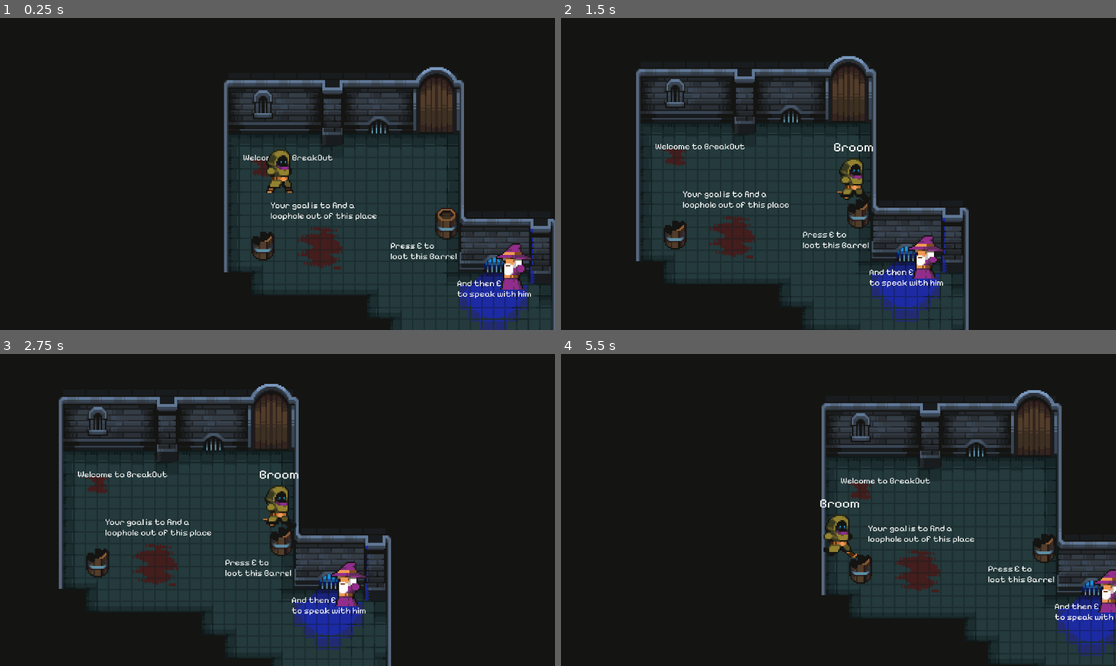
Above: before the commit, frames 1-4 (two rows, left to right).
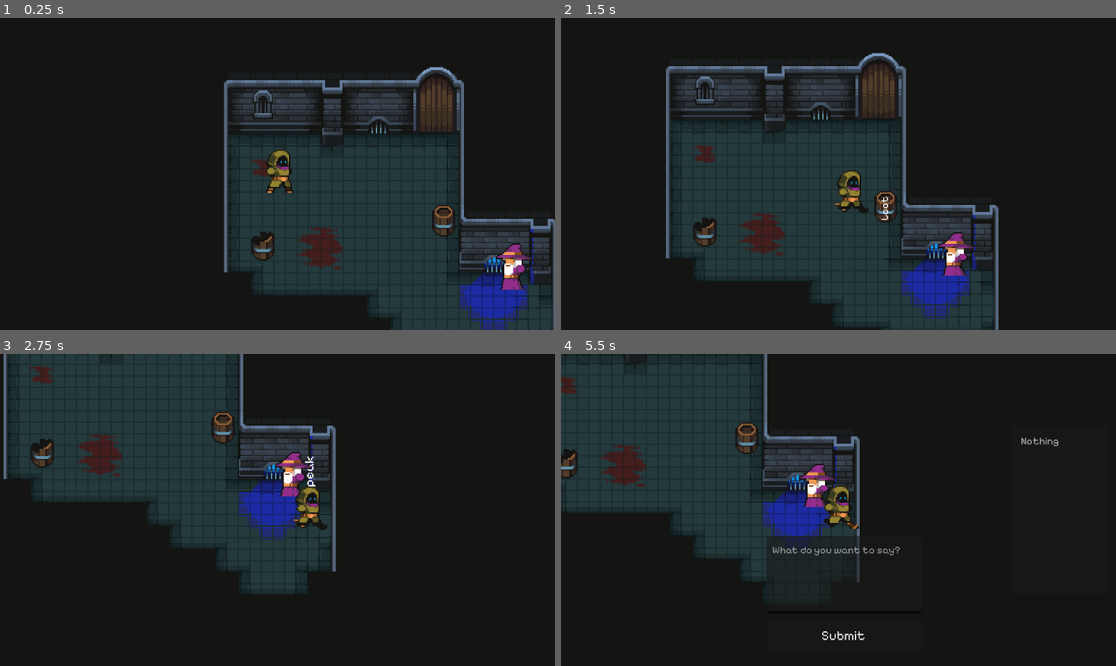
Above: after the commit, the same moments.

Repository: Sajeg/BreakOut
Game: Godot game, scene res://Scenes/main.tscn
Two runs of this game, one before a commit and one after it. Both use one fixed random seed, a clock stepped at 60 frames per second and the inputs below.
Inputs:
- Up to frame 1 (0.25 s): no input
- Up to frame 2 (1.5 s): tap E (interact) at 0.5, 1.35 s; hold D (right) 0.53-1.28 s; hold E (interact) 0.53-1.28 s; hold S (down) from 1.28 s (still down)
- Up to frame 3 (2.75 s): tap E (interact) at 2 s; release S (down) at 2.03 s; hold D (right) from 2.03 s (still down); hold E (interact) from 2.03 s (still down)
- Up to frame 4 (5.5 s): release D (right) at 2.78 s; release E (interact) at 2.78 s; hold W (up) 2.78-3.53 s; tap E (interact) at 2.85, 3.5, 4.35 s; hold E (interact) 3.53-4.28 s; hold A (left) 3.53-5.03 s; hold S (down) from 5.03 s (still down); hold E (interact) from 5.03 s (still down)

The runs differ from the first frame. In frame 1, 1.1% of the frame differs, in the area x 43-96%, y 43-90%; in frame 2, 20%; in frame 3, 34%; in frame 4, 52%, in the area x 0-100%, y 0-100%.

Commit message:
More UI improvements

Diff:
--- a/Scenes/Levels/level_1.5.tscn
+++ b/Scenes/Levels/level_1.5.tscn
@@ -36,7 +36,6 @@
 [node name="Barrel" parent="." instance=ExtResource("3_uxkqg")]
 position = Vector2(277, 210)
 loot_overwrite = "Key"
-display_mode = 0
 
 [node name="Door" parent="." instance=ExtResource("4_ywidl")]
 position = Vector2(224, 136)
--- a/Scenes/Levels/level_1.tscn
+++ b/Scenes/Levels/level_1.tscn
@@ -63,11 +63,9 @@
 
 [node name="Barrel4" parent="." instance=ExtResource("5_tsxju")]
 position = Vector2(59, 248)
-display_mode = 2
 
 [node name="Barrel5" parent="." instance=ExtResource("5_tsxju")]
 position = Vector2(150, 273)
-display_mode = 0
 
 [node name="Player" parent="." instance=ExtResource("2_85gcu")]
 position = Vector2(97, 278)
--- a/Scenes/barrel.tscn
+++ b/Scenes/barrel.tscn
@@ -16,45 +16,6 @@
 [node name="Barrel" type="StaticBody2D"]
 script = ExtResource("1_gykoh")
 
-[node name="Label_left" type="Label" parent="."]
-visible = false
-offset_left = -22.0
-offset_top = -15.0
-offset_right = 44.0
-offset_bottom = 18.0
-theme = ExtResource("2_jmrls")
-theme_override_constants/line_spacing = 1
-theme_override_font_sizes/font_size = 7
-text = "  Press
-E to
-  loot"
-
-[node name="Label_center" type="Label" parent="."]
-visible = false
-offset_left = -16.0
-offset_top = -18.0
-offset_right = 23.0
-offset_bottom = 15.0
-theme = ExtResource("2_jmrls")
-theme_override_constants/line_spacing = 1
-theme_override_font_sizes/font_size = 7
-text = "Press E
-to           loot"
-horizontal_alignment = 1
-
-[node name="Label_right" type="Label" parent="."]
-visible = false
-offset_left = 6.0
-offset_top = -13.0
-offset_right = 26.0
-offset_bottom = 20.0
-theme = ExtResource("2_jmrls")
-theme_override_constants/line_spacing = 0
-theme_override_font_sizes/font_size = 7
-text = "Press
- E to
-loot"
-
 [node name="Barrel" type="Sprite2D" parent="."]
 texture_filter = 1
 texture = ExtResource("2_ni3nf")
@@ -64,6 +25,18 @@
 texture_filter = 1
 position = Vector2(0, 0.5)
 texture = ExtResource("3_vxa6d")
+
+[node name="Label" type="Label" parent="."]
+visible = false
+offset_left = -5.0
+offset_top = 10.0
+offset_right = 12.0
+offset_bottom = 19.0
+rotation = -1.5708
+theme = ExtResource("2_jmrls")
+theme_override_constants/line_spacing = 1
+theme_override_font_sizes/font_size = 7
+text = "Loot"
 
 [node name="CollisionShape2D" type="CollisionShape2D" parent="."]
 position = Vector2(0, 4)
--- a/Scenes/main.tscn
+++ b/Scenes/main.tscn
@@ -6,6 +6,7 @@
 [ext_resource type="Texture2D" uid="uid://brlxmq7i4pe3q" path="res://Assets/void.png" id="3_d8yfx"]
 [ext_resource type="Theme" uid="uid://cpwjiok04og8e" path="res://Assets/theme.tres" id="4_7m6mf"]
 [ext_resource type="PackedScene" uid="uid://csd6ikilylmnc" path="res://Scenes/wizard.tscn" id="4_gi0r6"]
+[ext_resource type="Script" path="res://Scripts/Guide.gd" id="5_b7ms5"]
 [ext_resource type="PackedScene" uid="uid://vlj7bhi0c4gq" path="res://Scenes/barrel.tscn" id="6_tdxaa"]
 [ext_resource type="PackedScene" uid="uid://c7nchaclmj50b" path="res://Scenes/door.tscn" id="8_e8xbr"]
 [ext_resource type="PackedScene" uid="uid://d2lak8edkc10o" path="res://Scenes/Levels/level_1.tscn" id="9_ofqnt"]
@@ -1610,6 +1611,18 @@
 sources/1 = SubResource("TileSetAtlasSource_iv67n")
 sources/3 = SubResource("TileSetAtlasSource_w7w07")
 
+[sub_resource type="RectangleShape2D" id="RectangleShape2D_wpmyv"]
+size = Vector2(127.5, 57)
+
+[sub_resource type="RectangleShape2D" id="RectangleShape2D_rm47l"]
+size = Vector2(129, 47)
+
+[sub_resource type="CircleShape2D" id="CircleShape2D_ofm65"]
+radius = 43.1856
+
+[sub_resource type="RectangleShape2D" id="RectangleShape2D_1eush"]
+size = Vector2(110, 89)
+
 [node name="Main" type="Node2D"]
 
 [node name="ColorRect" type="ColorRect" parent="."]
@@ -1632,6 +1645,7 @@
 layer_2/tile_data = PackedInt32Array(917517, 196608, 19, 786445, 262144, 18, 393219, 589825, 1, 327683, 589825, 0, 720899, 65537, 2)
 
 [node name="Guide0" type="Label" parent="."]
+visible = false
 offset_left = 42.0
 offset_top = 125.0
 offset_right = 105.0
@@ -1639,8 +1653,18 @@
 theme = ExtResource("4_7m6mf")
 theme_override_font_sizes/font_size = 6
 text = "Welcome to BreakOut"
+script = ExtResource("5_b7ms5")
+
+[node name="Guide0Area" type="Area2D" parent="Guide0"]
+collision_layer = 2
+collision_mask = 2
+
+[node name="CollisionShape2D" type="CollisionShape2D" parent="Guide0/Guide0Area"]
+position = Vector2(56.25, 15.5)
+shape = SubResource("RectangleShape2D_wpmyv")
 
 [node name="Guide1" type="Label" parent="."]
+visible = false
 offset_left = 61.0
 offset_top = 158.0
 offset_right = 135.0
@@ -1651,7 +1675,16 @@
 text = "Your goal is to find a
 loophole out of this place"
 
+[node name="Guide1Area" type="Area2D" parent="Guide1"]
+collision_layer = 2
+collision_mask = 2
+
+[node name="CollisionShape2D" type="CollisionShape2D" parent="Guide1/Guide1Area"]
+position = Vector2(37.5, 22.5)
+shape = SubResource("RectangleShape2D_rm47l")
+
 [node name="Guide2" type="Label" parent="."]
+visible = false
 offset_left = 144.0
 offset_top = 186.0
 offset_right = 190.0
@@ -1662,7 +1695,16 @@
 text = "Press E to
 loot this Barrel"
 
+[node name="Guide2Area" type="Area2D" parent="Guide2"]
+collision_layer = 2
+collision_mask = 2
+
+[node name="CollisionShape2D" type="CollisionShape2D" parent="Guide2/Guide2Area"]
+position = Vector2(14, -13)
+shape = SubResource("CircleShape2D_ofm65")
+
 [node name="Guide3" type="Label" parent="."]
+visible = false
 offset_left = 190.0
 offset_top = 212.0
 offset_right = 242.0
@@ -1673,27 +1715,48 @@
 text = "And then E
 to speak with him"
 
+[node name="Guide3Area" type="Area2D" parent="Guide3"]
+collision_layer = 2
+collision_mask = 2
+
+[node name="CollisionShape2D" type="CollisionShape2D" parent="Guide3/Guide3Area"]
+position = Vector2(23, 27.5)
+shape = SubResource("RectangleShape2D_1eush")
+
+[node name="Barrel" parent="." instance=ExtResource("6_tdxaa")]
+position = Vector2(181, 172)
+loot_overwrite = "Broom"
+
+[node name="Door" parent="." instance=ExtResource("8_e8xbr")]
+position = Vector2(176, 88)
+next_scene = ExtResource("9_ofqnt")
+
 [node name="Wizard" parent="." instance=ExtResource("4_gi0r6")]
 position = Vector2(230, 220)
 
-[node name="AIManager" parent="Wizard" index="4" node_paths=PackedStringArray("player")]
+[node name="AIManager" parent="Wizard" index="5" node_paths=PackedStringArray("player")]
 character = "a friendly wizard. Your task is to keep the Dungeon clean. However you don't have a broom and you desperately want one. You'll reward the person who gives you a broom."
 inventory = ["Key"]
 player = NodePath("../../Player")
 
-[node name="Barrel" parent="." instance=ExtResource("6_tdxaa")]
-position = Vector2(183, 174)
-loot_overwrite = "Broom"
-display_mode = 0
-
-[node name="Door" parent="." instance=ExtResource("8_e8xbr")]
-position = Vector2(176, 88)
-next_scene = ExtResource("9_ofqnt")
+[node name="Output" parent="Wizard" index="7"]
+offset_left = -143.0
+offset_top = -117.0
+offset_right = -11.0
+offset_bottom = -19.0
 
 [node name="Player" parent="." instance=ExtResource("2_nuvfg")]
 position = Vector2(67, 153)
 motion_mode = 1
 
+[connection signal="area_entered" from="Guide0/Guide0Area" to="Guide0" method="_on_guide_0_area_area_entered"]
+[connection signal="area_exited" from="Guide0/Guide0Area" to="Guide0" method="_on_guide_0_area_area_exited"]
+[connection signal="area_entered" from="Guide1/Guide1Area" to="Guide0" method="_on_guide_1_area_area_entered"]
+[connection signal="area_exited" from="Guide1/Guide1Area" to="Guide0" method="_on_guide_1_area_area_exited"]
+[connection signal="area_entered" from="Guide2/Guide2Area" to="Guide0" method="_on_guide_2_area_area_entered"]
+[connection signal="area_exited" from="Guide2/Guide2Area" to="Guide0" method="_on_guide_2_area_area_exited"]
+[connection signal="area_entered" from="Guide3/Guide3Area" to="Guide0" method="_on_guide_3_area_area_entered"]
+[connection signal="area_exited" from="Guide3/Guide3Area" to="Guide0" method="_on_guide_3_area_area_exited"]
 [connection signal="new_response" from="Wizard/AIManager" to="Player/SpeakUI" method="_on_ai_manager_new_response"]
 
 [editable path="Wizard"]
--- a/Scenes/player.tscn
+++ b/Scenes/player.tscn
@@ -176,11 +176,11 @@
 position = Vector2(0.5, -14.5)
 shape = SubResource("CapsuleShape2D_1lfpk")
 
-[node name="Area2D" type="Area2D" parent="."]
+[node name="Player" type="Area2D" parent="."]
 collision_layer = 2
 collision_mask = 2
 
-[node name="CollisionShape2D" type="CollisionShape2D" parent="Area2D"]
+[node name="CollisionShape2D" type="CollisionShape2D" parent="Player"]
 position = Vector2(1, -15)
 shape = SubResource("CircleShape2D_ng2hl")
 
@@ -199,99 +199,94 @@
 theme_override_font_sizes/font_size = 10
 text = "Press E to interact"
 
+[node name="InventoryNotification" type="Label" parent="."]
+visible = false
+offset_left = -77.0
+offset_top = 2.0
+offset_right = 77.0
+offset_bottom = 13.0
+size_flags_horizontal = 6
+size_flags_vertical = 2
+theme = ExtResource("4_1qt2t")
+text = "Potatoe"
+horizontal_alignment = 1
+
+[node name="Timer" type="Timer" parent="."]
+wait_time = 5.0
+
 [node name="SpeakUI" type="Control" parent="."]
 visible = false
 layout_mode = 3
 anchors_preset = 0
-offset_left = -192.0
-offset_top = 18.0
-offset_right = 191.0
+offset_left = -193.0
+offset_top = -121.0
+offset_right = 192.0
 offset_bottom = 95.0
 script = ExtResource("5_ircpd")
 
-[node name="ColorRect" type="ColorRect" parent="SpeakUI"]
-layout_mode = 1
-anchors_preset = 15
-anchor_right = 1.0
-anchor_bottom = 1.0
-grow_horizontal = 2
-grow_vertical = 2
-color = Color(0.0962047, 0.0962048, 0.0962047, 1)
-
 [node name="Input" type="TextEdit" parent="SpeakUI"]
 layout_mode = 1
-anchors_preset = 8
+anchors_preset = 7
 anchor_left = 0.5
-anchor_top = 0.5
+anchor_top = 1.0
 anchor_right = 0.5
-anchor_bottom = 0.5
-offset_left = 11.5
-offset_top = -33.5
-offset_right = 104.5
-offset_bottom = 30.5
+anchor_bottom = 1.0
+offset_left = -50.5
+offset_top = -90.0
+offset_right = 57.5
+offset_bottom = -36.0
 grow_horizontal = 2
-grow_vertical = 2
+grow_vertical = 0
 theme = ExtResource("4_1qt2t")
 theme_override_font_sizes/font_size = 7
 placeholder_text = "What do you want to say?"
 wrap_mode = 1
 
-[node name="Output" type="RichTextLabel" parent="SpeakUI"]
-layout_mode = 0
-offset_left = 5.0
-offset_top = 2.0
-offset_right = 187.0
-offset_bottom = 75.0
-theme = ExtResource("4_1qt2t")
-bbcode_enabled = true
-
 [node name="Inventory" type="ItemList" parent="SpeakUI"]
-layout_mode = 0
-offset_left = 309.0
-offset_top = 16.0
-offset_right = 379.0
-offset_bottom = 53.0
+layout_mode = 1
+anchors_preset = 6
+anchor_left = 1.0
+anchor_top = 0.5
+anchor_right = 1.0
+anchor_bottom = 0.5
+offset_left = -73.0
+offset_top = -58.0
+offset_right = -6.0
+offset_bottom = 58.0
+grow_horizontal = 0
+grow_vertical = 2
 theme = ExtResource("4_1qt2t")
 theme_override_font_sizes/font_size = 7
 item_count = 1
 item_0/text = "Nothing"
 
-[node name="Name" type="Label" parent="SpeakUI"]
+[node name="Name" type="Label" parent="SpeakUI/Inventory"]
 layout_mode = 0
-offset_left = 307.0
-offset_top = 3.0
-offset_right = 378.0
-offset_bottom = 14.0
-theme = ExtResource("4_1qt2t")
-theme_override_font_sizes/font_size = 9
-text = "Give Billy:"
+offset_left = 8.0
+offset_top = -13.0
+offset_right = 57.0
+offset_bottom = -2.0
+theme = ExtResource("4_1qt2t")
+text = "Give to Billy"
 
 [node name="Button" type="Button" parent="SpeakUI"]
-layout_mode = 0
-offset_left = 320.0
-offset_top = 54.0
-offset_right = 366.0
-offset_bottom = 76.0
+layout_mode = 1
+anchors_preset = 3
+anchor_left = 1.0
+anchor_top = 1.0
+anchor_right = 1.0
+anchor_bottom = 1.0
+offset_left = -243.0
+offset_top = -32.0
+offset_right = -135.0
+offset_bottom = -10.0
+grow_horizontal = 0
+grow_vertical = 0
 theme = ExtResource("4_1qt2t")
 text = "Submit"
 
-[node name="InventoryNotification" type="Label" parent="."]
-visible = false
-offset_left = -77.0
-offset_top = -43.0
-offset_right = 77.0
-offset_bottom = -32.0
-size_flags_horizontal = 6
-size_flags_vertical = 2
-theme = ExtResource("4_1qt2t")
-text = "Potatoe"
-horizontal_alignment = 1
-
-[node name="Timer" type="Timer" parent="."]
-wait_time = 5.0
-
-[connection signal="area_entered" from="Area2D" to="." method="_on_area_2d_area_entered"]
-[connection signal="area_exited" from="Area2D" to="." method="_on_area_2d_area_exited"]
+[connection signal="area_entered" from="Player" to="." method="_on_area_2d_area_entered"]
+[connection signal="area_exited" from="Player" to="." method="_on_area_2d_area_exited"]
+[connection signal="timeout" from="Timer" to="." method="_on_timer_timeout"]
 [connection signal="item_selected" from="SpeakUI/Inventory" to="SpeakUI" method="_on_inventory_item_selected"]
 [connection signal="pressed" from="SpeakUI/Button" to="SpeakUI" method="_on_button_pressed"]
-[connection signal="timeout" from="Timer" to="." method="_on_timer_timeout"]
--- a/Scenes/wizard.tscn
+++ b/Scenes/wizard.tscn
@@ -197,3 +197,14 @@
 [node name="CollisionShape2D" type="CollisionShape2D" parent="Wizard"]
 position = Vector2(1, -15)
 shape = SubResource("CircleShape2D_j45px")
+
+[node name="Output" type="Label" parent="."]
+offset_left = -145.0
+offset_top = -123.0
+offset_right = -13.0
+offset_bottom = -25.0
+theme = ExtResource("2_nhtf1")
+theme_override_font_sizes/font_size = 7
+horizontal_alignment = 2
+vertical_alignment = 2
+autowrap_mode = 3
--- a/Scripts/Barrel.gd
+++ b/Scripts/Barrel.gd
@@ -1,14 +1,7 @@
 extends StaticBody2D
-
-enum Mode {
-	LEFT,
-	CENTER,
-	RIGHT
-}
 
 @export var looted = false
 @export var loot_overwrite: String = ""
-@export var display_mode = Mode.CENTER
 
 
 func _ready():
@@ -20,12 +13,7 @@
 		$Barrel_empty.visible = false
 
 func toggle_visible(state):
-	if display_mode == Mode.LEFT:
-		$Label_left.visible = state
-	elif display_mode == Mode.CENTER:
-		$Label_center.visible = state
-	elif display_mode == Mode.RIGHT:
-		$Label_right.visible = state
+	$Label.visible = state
 
 func can_loot():
 	return !looted
--- a/Scripts/Player.gd
+++ b/Scripts/Player.gd
@@ -4,7 +4,7 @@
 @onready var animPlayer = get_node("AnimationPlayer")
 
 
-var speed = 150
+var speed = 120
 var can_speak = false
 var ai_node
 var is_speaking = false
@@ -56,14 +56,14 @@
 		if not is_speaking:
 			ai_node.get_parent().get_node("./Label").visible = false
 			$SpeakUI.visible = true
-			$SpeakUI/Name.text = "Give to " + ai_node.npc_name + ":"
+			$SpeakUI/Inventory/Name.text = "Give to " + ai_node.npc_name + ":"
 			update_inventory_list()
 			is_speaking = true
 	elif event.is_action_pressed("exit") && can_speak:
 		if is_speaking:
 			ai_node.get_parent().get_node("./Label").visible = true
 			$SpeakUI.visible = false
-			$SpeakUI/Name.text = "Give to " + ai_node.npc_name + ":"
+			$SpeakUI/Inventory/Name.text = "Give to " + ai_node.npc_name + ":"
 			is_speaking = false
 
 
--- a/Scripts/SpeakUI.gd
+++ b/Scripts/SpeakUI.gd
@@ -18,9 +18,9 @@
 	$Input.text = ""
 
 
-func _on_ai_manager_new_response(text, _friendship, _inventory):
+func _on_ai_manager_new_response(_text, _friendship, _inventory):
 	player.update_inventory_list()
-	$Output.text = text
+# 	$Output.text = text
 	#$Friendship.text = "friendship: " + str(friendship)
 	#$NPCInventory.text = "NPC inventory: " + str(inventory)
 
--- a/Scripts/ai_manager.gd
+++ b/Scripts/ai_manager.gd
@@ -86,6 +86,7 @@
 		inventory = model_string["inventory"]
 		var model_message_object = load("res://Scripts/history_part.gd").new(model_message, "model")
 		history.append(model_message_object)
+		get_parent().display_text(model_message)
 		emit_signal("new_response", model_message, friendship, inventory)
 	else:
 		print("ERROR: " + body.get_string_from_utf8())
--- a/Scripts/wizard.gd
+++ b/Scripts/wizard.gd
@@ -3,3 +3,6 @@
 
 func _ready():
 	$AnimationPlayer.play("idle")
+
+func display_text(text):
+	$Output.text = text
Not shown: 1 places in Scenes/main.tscn that only renumber resources
